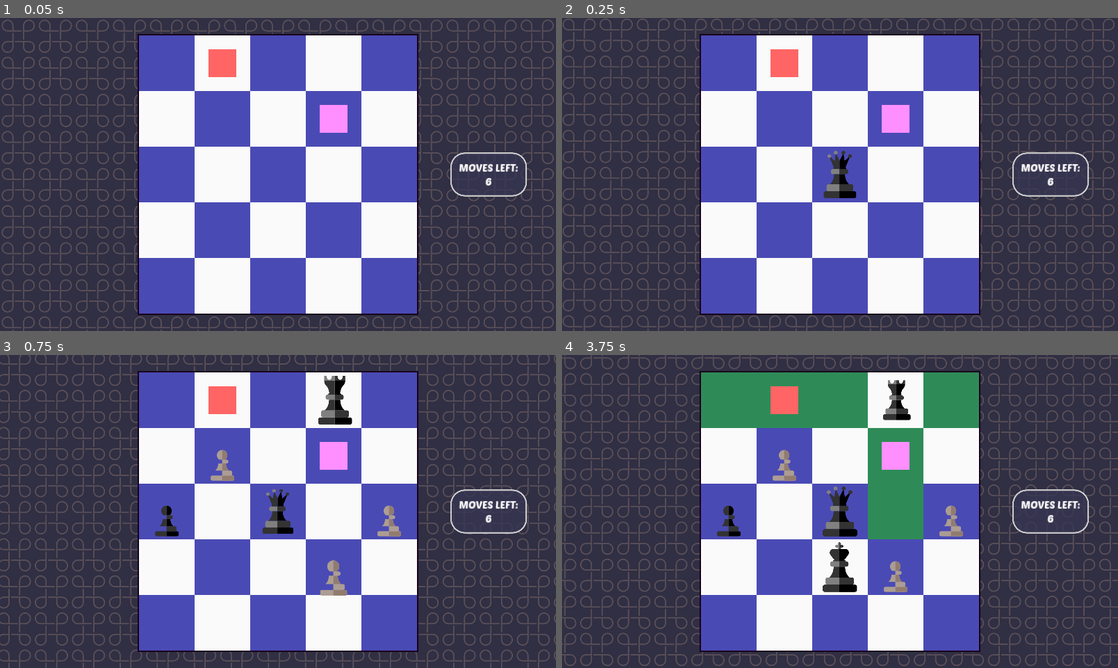
Above: before the commit, frames 1-4 (two rows, left to right).
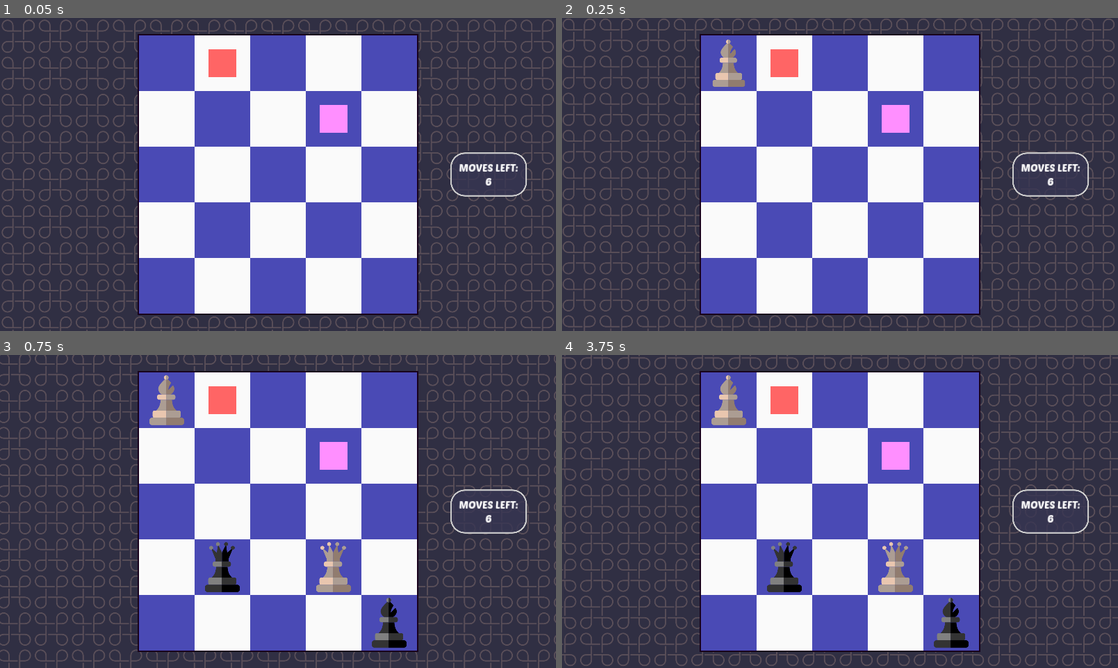
Above: after the commit, the same moments.

Repository: valentin-volatile/TchezLaik
Game: Godot game, scene res://scenes/levels/Level.tscn
The game is run twice, just before and just after one commit, with the same random seed, the same clock (stepped at 60 frames per second) and the same inputs.
Inputs (mouse positions are in pixels of both pictures, inside the frame that each line leads up to):
- Up to frame 1 (0.05 s): no input
- Up to frame 2 (0.25 s): no input
- Up to frame 3 (0.75 s): move the mouse to (278, 511) at 0.52 s; click (278, 511) at 0.6 s
- Up to frame 4 (3.75 s): move the mouse to (784, 455) at 1.27 s; right-click (784, 455) at 1.35 s; click (784, 455) at 1.42 s; move the mouse to (728, 511) at 2.02 s; click (728, 511) at 2.1 s; move the mouse to (951, 511) at 2.77 s; right-click (951, 511) at 2.85 s; click (951, 511) at 2.92 s; move the mouse to (895, 398) at 3.52 s; click (895, 398) at 3.6 s

Frame 1 is identical in both runs. In frame 2, 1.0% of the frame differs, in the area x 27-53%, y 6-58%; in frame 3, 3.7%; in frame 4, 13%, in the area x 25-75%, y 5-94%.

Commit message:
Fixed capturing

Diff:
--- a/scenes/levels/Level.tscn
+++ b/scenes/levels/Level.tscn
@@ -1,16 +1,14 @@
-[gd_scene load_steps=14 format=3 uid="uid://dcmlyraojet72"]
+[gd_scene load_steps=12 format=3 uid="uid://dcmlyraojet72"]
 
 [ext_resource type="Script" path="res://scripts/level.gd" id="1_tlmcr"]
 [ext_resource type="PackedScene" uid="uid://c12seqnnqdu42" path="res://scenes/LevelUI.tscn" id="2_k3err"]
 [ext_resource type="PackedScene" uid="uid://bpfmlr10l4a3c" path="res://scenes/Background.tscn" id="3_pfp64"]
 [ext_resource type="Script" path="res://scripts/grid.gd" id="4_3ung6"]
 [ext_resource type="PackedScene" uid="uid://cxmu2x8p5w5id" path="res://scenes/tiles/Tile.tscn" id="5_t62qt"]
+[ext_resource type="PackedScene" uid="uid://c88wnc31apelb" path="res://scenes/pieces/PieceBishop.tscn" id="7_ix200"]
 [ext_resource type="PackedScene" uid="uid://c2xm1y3ds60w8" path="res://scenes/pieces/PieceQueen.tscn" id="7_rg5y7"]
-[ext_resource type="PackedScene" uid="uid://pdvs3j7qov1v" path="res://scenes/pieces/PieceRook.tscn" id="8_aq5vp"]
 [ext_resource type="Texture2D" uid="uid://7sip6ic0w6og" path="res://sprites/tiles/tile_basic.png" id="9_6fnj5"]
 [ext_resource type="Script" path="res://scripts/camera.gd" id="10_db16e"]
-[ext_resource type="PackedScene" uid="uid://bxtscrtbaiqta" path="res://scenes/pieces/PieceKing.tscn" id="10_x5kou"]
-[ext_resource type="PackedScene" uid="uid://d2rhr11sfajvb" path="res://scenes/pieces/PiecePawn.tscn" id="10_xho0i"]
 [ext_resource type="PackedScene" uid="uid://ck2uk6uiyrl2u" path="res://scenes/tiles/TileColourMixer.tscn" id="11_71ij4"]
 [ext_resource type="PackedScene" uid="uid://cdgruyigpftjo" path="res://scenes/tiles/TilePromotion.tscn" id="12_6w6c0"]
 
@@ -36,29 +34,18 @@
 [node name="Pieces" type="Node2D" parent="Grid"]
 z_index = 10
 
-[node name="PieceQueen" parent="Grid/Pieces" instance=ExtResource("7_rg5y7")]
-position = Vector2(512, 512)
-
-[node name="PiecePawn" parent="Grid/Pieces" instance=ExtResource("10_xho0i")]
-position = Vector2(256, 256)
+[node name="PieceBishop" parent="Grid/Pieces" instance=ExtResource("7_ix200")]
 colour = "white"
 
-[node name="PiecePawn3" parent="Grid/Pieces" instance=ExtResource("10_xho0i")]
-position = Vector2(0, 512)
+[node name="PieceBishop2" parent="Grid/Pieces" instance=ExtResource("7_ix200")]
+position = Vector2(1024, 1024)
 
-[node name="PiecePawn4" parent="Grid/Pieces" instance=ExtResource("10_xho0i")]
-position = Vector2(1024, 512)
-colour = "white"
-
-[node name="PieceRook" parent="Grid/Pieces" instance=ExtResource("8_aq5vp")]
-position = Vector2(768, 0)
-
-[node name="PiecePawn5" parent="Grid/Pieces" instance=ExtResource("10_xho0i")]
+[node name="PieceQueen" parent="Grid/Pieces" instance=ExtResource("7_rg5y7")]
 position = Vector2(768, 768)
 colour = "white"
 
-[node name="PieceKing" parent="Grid/Pieces" instance=ExtResource("10_x5kou")]
-position = Vector2(512, 768)
+[node name="PieceQueen2" parent="Grid/Pieces" instance=ExtResource("7_rg5y7")]
+position = Vector2(256, 768)
 
 [node name="Tiles" type="Node2D" parent="Grid"]
 z_index = 5
--- a/scripts/level.gd
+++ b/scripts/level.gd
@@ -74,8 +74,7 @@
 		var enemy_piece = Global.get_piece_at_pos(pos)
 		if enemy_piece and enemy_piece.colour != piece.colour:
 			highlight_tile(boolean, pos, true)
-		#else:
-			#highlight_tile(boolean, pos, false)
+
 
 func highlight_tile(boolean: bool, pos: Vector2, capture_colour: bool) -> void:
 	Global.get_tile_at_pos(pos).set_highlight(boolean, capture_colour)
--- a/scripts/pieces/piece_class.gd
+++ b/scripts/pieces/piece_class.gd
@@ -202,14 +202,17 @@
 			var new_pos = Vector2(position.x + (dir.x*amount), position.y + (dir.y*amount))
 
 			if (new_pos == position): continue
-
 			if not Global.is_in_grid(new_pos): break
+
 			var piece = Global.get_piece_at_pos(new_pos)
 
-			if piece and piece.colour == colour: break
+			if not piece: continue
+
+			if piece.colour == colour: break
 
 			capture_tiles.append(new_pos)
 			break
+
 
 
 func is_valid_move(pos: Vector2) -> bool:
